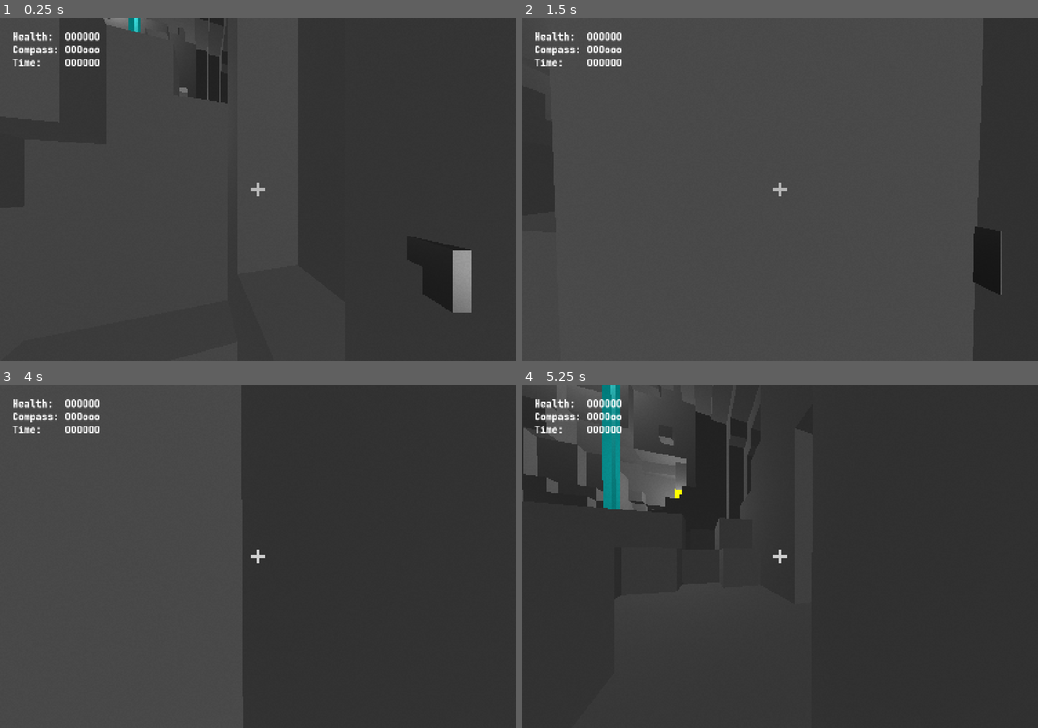
Above: before the commit, frames 1-4 (two rows, left to right).
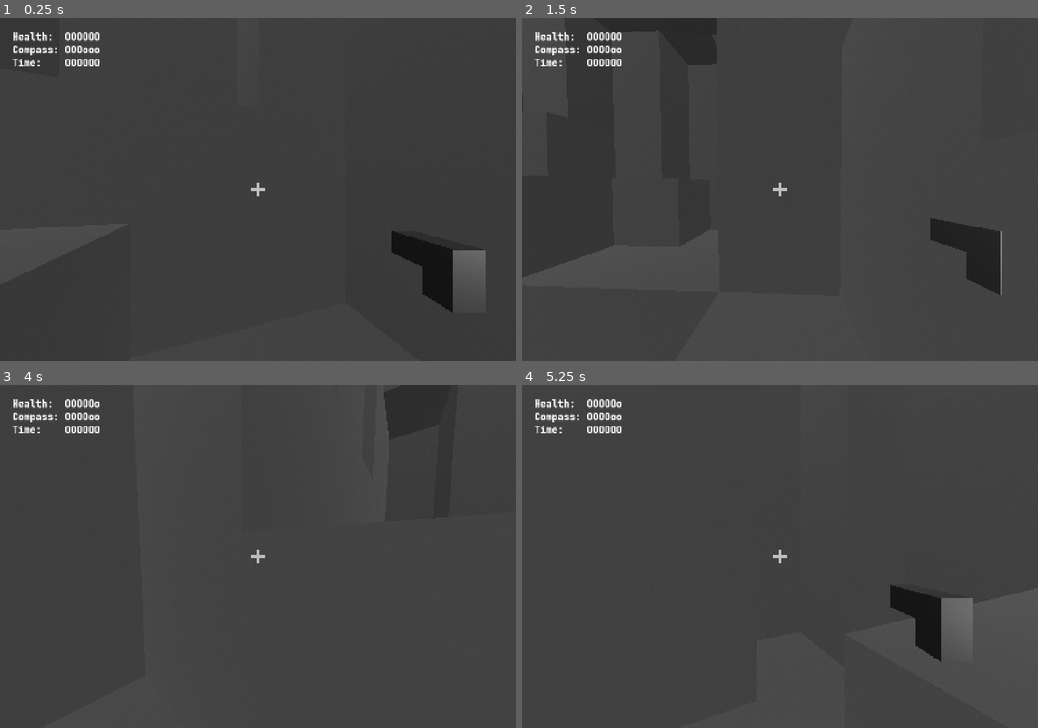
Above: after the commit, the same moments.

Repository: RoquefortCheese/AOU
Game: Godot game, scene res://main.tscn
Two runs of this game, one before a commit and one after it. Both use one fixed random seed, a clock stepped at 60 frames per second and the inputs below. The engine's default icon, where the game draws it, is replaced by a stand-in: a white triangle on a blue panel in a dark square.
Inputs (mouse positions are in pixels of both pictures, inside the frame that each line leads up to):
- Up to frame 1 (0.25 s): no input
- Up to frame 2 (1.5 s): tap Enter at 0.5 s; move the mouse to (805, 189) at 0.52 s; hold Up (forward) from 0.53 s (still down); click (805, 189) at 0.6 s; tap Space (jump) at 0.77 s; move the mouse to (754, 189) at 1.27 s; right-click (754, 189) at 1.35 s
- Up to frame 3 (4 s): keep holding Up (forward); tap Space (jump) at 1.52, 3.02, 3.5, 3.77 s; move the mouse to (268, 549) at 2.02 s; tap Alt at 2.1 s; move the mouse to (252, 563) at 2.77 s; tap Shift at 2.85 s; move the mouse to (294, 559) at 3.52 s; click (294, 559) at 3.6 s
- Up to frame 4 (5.25 s): keep holding Up (forward); move the mouse to (738, 553) at 4.27 s; right-click (738, 553) at 4.35 s; tap Space (jump) at 4.52 s; move the mouse to (785, 556) at 5.02 s; tap Alt at 5.1 s

The runs differ from the first frame. In frame 1, 2.3% of the frame differs, in the area x 20-95%, y 0-86%; in frame 2, 2.4%; in frame 3, 0.6%; in frame 4, 17%, in the area x 0-100%, y 0-100%.

Commit message:
more modifiers

Diff:
--- a/anomaly.gd
+++ b/anomaly.gd
@@ -110,6 +110,8 @@
 	velocity.y *= exp(heightfriction) ** delta
 	velocity.x *= exp(flatfriction) ** delta
 	velocity.z *= exp(flatfriction) ** delta
+	if FastAnoms in Global.player.modifiers:
+		acceleration *= 2
 	velocity += acceleration * delta
 
 func maybetouch():
--- a/chamber.gd
+++ b/chamber.gd
@@ -69,7 +69,6 @@
 		if distanced:
 			return point
 
-
 func approxsidelen():
 	return len(air) ** (1 / 3.)
 
@@ -104,11 +103,15 @@
 	fillsmallgaps()
 
 func metaterragen():
-	size = floor(2 ** dice.randf_range(5.5, 7)) ###
+	size = floor(2 ** dice.randf_range(6, 7)) ###
 	noise = FastNoiseLite.new()
 	noise.seed = dice.randi()
 	noise.noise_type = FastNoiseLite.TYPE_SIMPLEX
 	noise.frequency = 0.2 / sqrt(size) * 2 ** dice.randf_range(-0.5, 0.5)
+	if LessSpace in Global.player.modifiers:
+		noise.frequency *= 2
+	if MoreSpace in Global.player.modifiers:
+		noise.frequency *= 0.5
 	noise.fractal_octaves = 4
 
 func actualterragen():
@@ -152,8 +155,9 @@
 	featureterrain()
 
 func featureterrain():
-	for feature in Global.player.features:
-		feature.generate()
+	for modifier in Global.player.modifiers:
+		if modifier.modtype() == Global.ModifierType.TERRAIN:
+			modifier.generate()
 
 func placedoor():
 	door = doorscene.instantiate()
@@ -259,7 +263,7 @@
 			var meshinstance = MeshInstance3D.new()
 			meshinstance.mesh = st.commit()
 			if meshinstance.mesh.get_surface_count() != 0:
-				if voxtype != Global.Vox.PILLARVINE:
+				if Global.meshtypes[voxtype] == Global.MeshType.CUBE:
 					meshinstance.create_trimesh_collision()
 				add_child(meshinstance)
 
--- a/doorstone.gd
+++ b/doorplant.gd
@@ -1,7 +1,8 @@
-extends TerrainFeature
-class_name DoorStone
+extends Modifier
+class_name DoorPlant
 
-static var cost = 5  ## five what? apples? bananas?
+static func modtype():
+	return Global.ModifierType.TERRAIN
 
 static func generate():
 	var cham = Global.chamber
@@ -11,5 +12,5 @@
 		for y in range(floor(doorpos.y - cuberadius), ceil(doorpos.y + cuberadius) + 1):
 			for z in range(floor(doorpos.z - cuberadius), ceil(doorpos.z + cuberadius) + 1):
 				var point = Vector3(x, y, z)
-				if point in cham.voxmap and cham.voxmap[point] == Global.Vox.STONE:
-					cham.setvox(point, Global.Vox.DOORSTONE)
+				if point == cham.ground(point) and randf() < 0.25:
+					cham.setvox(point, Global.Vox.DOORPLANT)
--- /dev/null
+++ b/fastanoms.gd
@@ -0,0 +1,5 @@
+extends Modifier
+class_name FastAnoms
+
+static func modtype():
+	return Global.ModifierType.ANOMALOUS
--- a/global.gd
+++ b/global.gd
@@ -1,13 +1,12 @@
 extends Node
 
-enum Vox {AIR, STONE, LIGHT, DOORSTONE, PILLARVINE}
+enum Vox {AIR, STONE, LIGHT, PILLARVINE, DOORPLANT}
 enum MeshType {AIR, CUBE, PLANT}
 @export var materials: Dictionary[Vox, Material]
 @export var meshtypes: Dictionary[Vox, MeshType]
 enum EquipmentType {PISTOL}
 @export var equipment: Dictionary[EquipmentType, PackedScene]
-enum FeatureType {DOORSTONE}
-@export var features: Dictionary[FeatureType, Script]
+enum ModifierType {TERRAIN, METATERRAIN, ANOMALOUS}
 
 var worldseed: int
 var player: CharacterBody3D
--- a/global.tscn
+++ b/global.tscn
@@ -1,8 +1,9 @@
 [gd_scene format=3 uid="uid://bywumdx7if63m"]
 
 [ext_resource type="Script" uid="uid://ddoamclbqn0gj" path="res://global.gd" id="1_6q3x5"]
+[ext_resource type="Texture2D" uid="uid://sxqdrd08wseu" path="res://pillarvine.png" id="2_hhif3"]
 [ext_resource type="PackedScene" uid="uid://cd55ua6sp41hp" path="res://pistol.tscn" id="2_qxp0b"]
-[ext_resource type="Script" uid="uid://4e2xsv6d738r" path="res://doorstone.gd" id="3_2wtbm"]
+[ext_resource type="Texture2D" uid="uid://d22ccjtf1pac8" path="res://doorplant.png" id="3_74nqk"]
 
 [sub_resource type="StandardMaterial3D" id="StandardMaterial3D_qxp0b"]
 albedo_color = Color(0.3764706, 0.3764706, 0.3764706, 1)
@@ -11,14 +12,27 @@
 shading_mode = 0
 albedo_color = Color(1, 1, 0, 1)
 
-[sub_resource type="StandardMaterial3D" id="StandardMaterial3D_2wtbm"]
-albedo_color = Color(0.7529412, 0.7529412, 0.7529412, 1)
-metallic_specular = 0.0
-
 [sub_resource type="StandardMaterial3D" id="StandardMaterial3D_8tbuy"]
+transparency = 2
+alpha_scissor_threshold = 0.5
+alpha_antialiasing_mode = 0
 cull_mode = 2
 albedo_color = Color(0, 1, 1, 1)
+albedo_texture = ExtResource("2_hhif3")
+texture_filter = 2
 distance_fade_mode = 2
+distance_fade_min_distance = 1.5
+distance_fade_max_distance = 1.5
+
+[sub_resource type="StandardMaterial3D" id="StandardMaterial3D_2wtbm"]
+transparency = 2
+alpha_scissor_threshold = 0.5
+alpha_antialiasing_mode = 0
+cull_mode = 2
+albedo_color = Color(0, 0, 1, 1)
+albedo_texture = ExtResource("3_74nqk")
+texture_filter = 2
+texture_repeat = false
 distance_fade_min_distance = 1.5
 distance_fade_max_distance = 1.5
 
@@ -27,19 +41,16 @@
 materials = Dictionary[int, Material]({
 1: SubResource("StandardMaterial3D_qxp0b"),
 2: SubResource("StandardMaterial3D_6q3x5"),
-3: SubResource("StandardMaterial3D_2wtbm"),
-4: SubResource("StandardMaterial3D_8tbuy")
+3: SubResource("StandardMaterial3D_8tbuy"),
+4: SubResource("StandardMaterial3D_2wtbm")
 })
 meshtypes = Dictionary[int, int]({
 0: 0,
 1: 1,
 2: 1,
-3: 1,
+3: 2,
 4: 2
 })
 equipment = Dictionary[int, PackedScene]({
 0: ExtResource("2_qxp0b")
 })
-features = Dictionary[int, Script]({
-0: ExtResource("3_2wtbm")
-})
--- /dev/null
+++ b/lessspace.gd
@@ -0,0 +1,5 @@
+extends Modifier
+class_name LessSpace
+
+static func modtype():
+	return Global.ModifierType.METATERRAIN
--- /dev/null
+++ b/modifier.gd
@@ -0,0 +1,3 @@
+@abstract
+extends Node
+class_name Modifier
--- /dev/null
+++ b/morespace.gd
@@ -0,0 +1,5 @@
+extends Modifier
+class_name MoreSpace
+
+static func modtype():
+	return Global.ModifierType.METATERRAIN
--- a/pillarvine.gd
+++ b/pillarvine.gd
@@ -1,7 +1,8 @@
-extends TerrainFeature
-class_name PillarVine  # we're going up, up, up, it's our moment...
+extends Modifier
+class_name PillarVine
 
-static var cost = 1
+static func modtype():
+	return Global.ModifierType.TERRAIN
 
 static func generate():
 	var cham = Global.chamber
--- a/player.gd
+++ b/player.gd
@@ -7,7 +7,7 @@
 const acc = cruisespeed * -friction
 
 var equipment: Dictionary[String, Variant]
-var features: Array[Script] = [PillarVine]
+var modifiers: Array[Script] = [LessSpace, FastAnoms]
 var health: int
 var pan: Vector3
 
--- a/terrafeature.gd
+++ /dev/null
@@ -1,3 +0,0 @@
-@abstract
-extends Node
-class_name TerrainFeature
Not shown, added: doorplant.gd.uid
Binary file added: doorplant.png
Not shown, added: doorplant.png.import
Not shown, removed: doorstone.gd.uid
Not shown, added: fastanoms.gd.uid
Not shown, added: lessspace.gd.uid
Not shown, added: modifier.gd.uid
Not shown, added: morespace.gd.uid
Binary file added: pillarvine.png
Not shown, added: pillarvine.png.import
Not shown, removed: terrafeature.gd.uid
